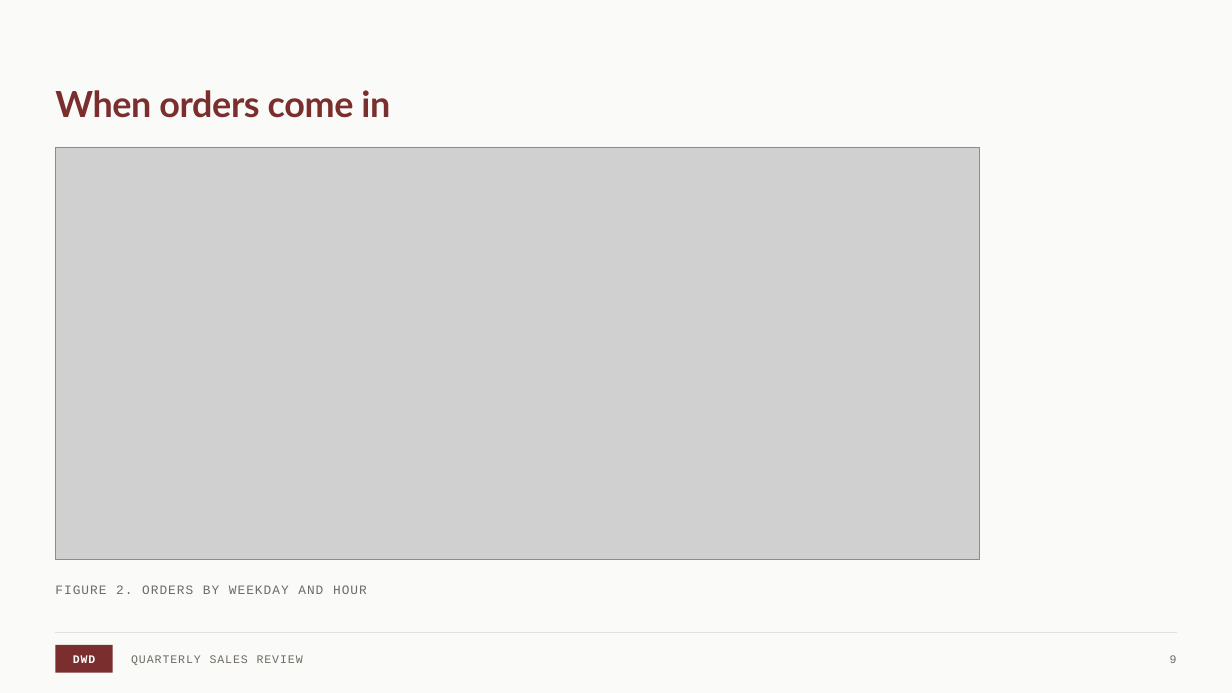
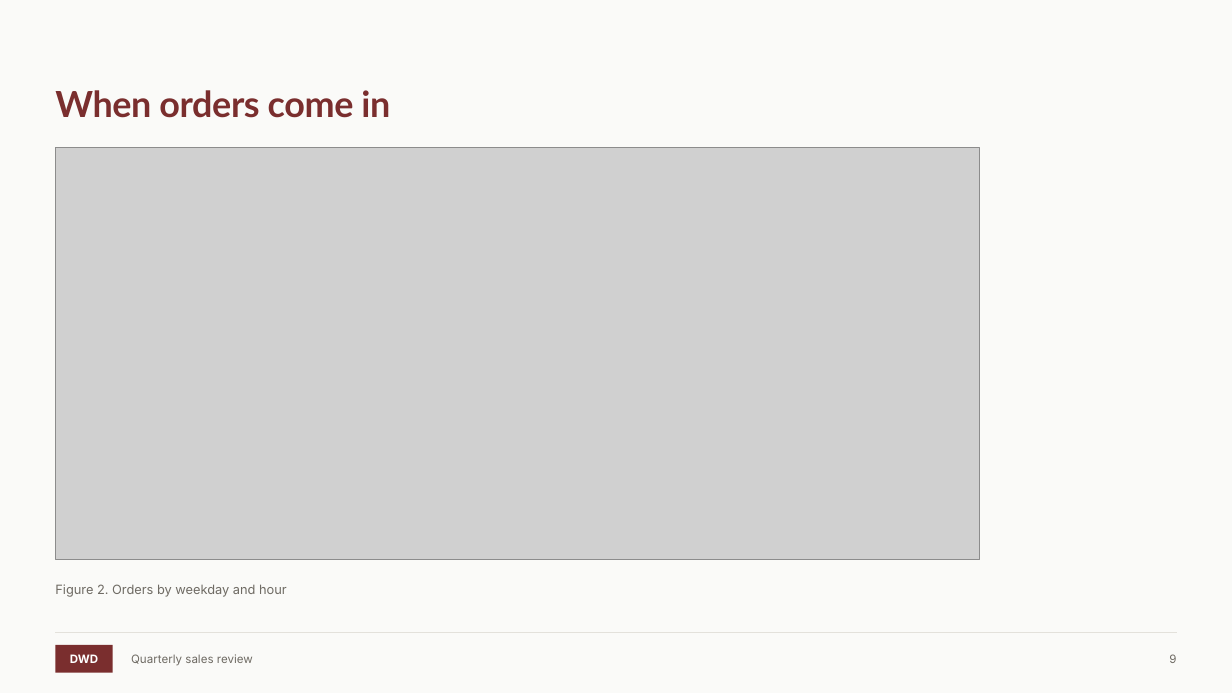
Before and after one commit to dillon-shearer/dwd-document-skill, a slide deck: slide 9 of assets/dwd-sample.pptx. Drawn at 1232x693 pixels with LibreOffice and Linux fonts; fonts in the diff are those of the drawing; grey boxes stand for pictures. Boxes give left, top, right and bottom in pixels: in the first picture for what was removed or moved away, otherwise in the second. Text is boxed around its words. In the diff, an @@ line names an element or a change of style, - is before the commit and + after.

```diff
--- a/assets/dwd-sample.pptx
+++ b/assets/dwd-sample.pptx
@@ text at [55, 584, 287, 597]: text changed; font Courier New to Inter @@
-FIGURE 2. ORDERS BY WEEKDAY AND HOUR
+Figure 2. Orders by weekday and hour
@@ rectangle "DWD" at [55, 645, 113, 673]: font Courier New to Inter, letter spacing 0.7 to 0 pt @@
@@ text at [131, 654, 253, 665]: text changed; font Courier New to Inter @@
-QUARTERLY SALES REVIEW
+Quarterly sales review
```
Also in this commit, not shown: 9 other slides changed, 23 other files.
